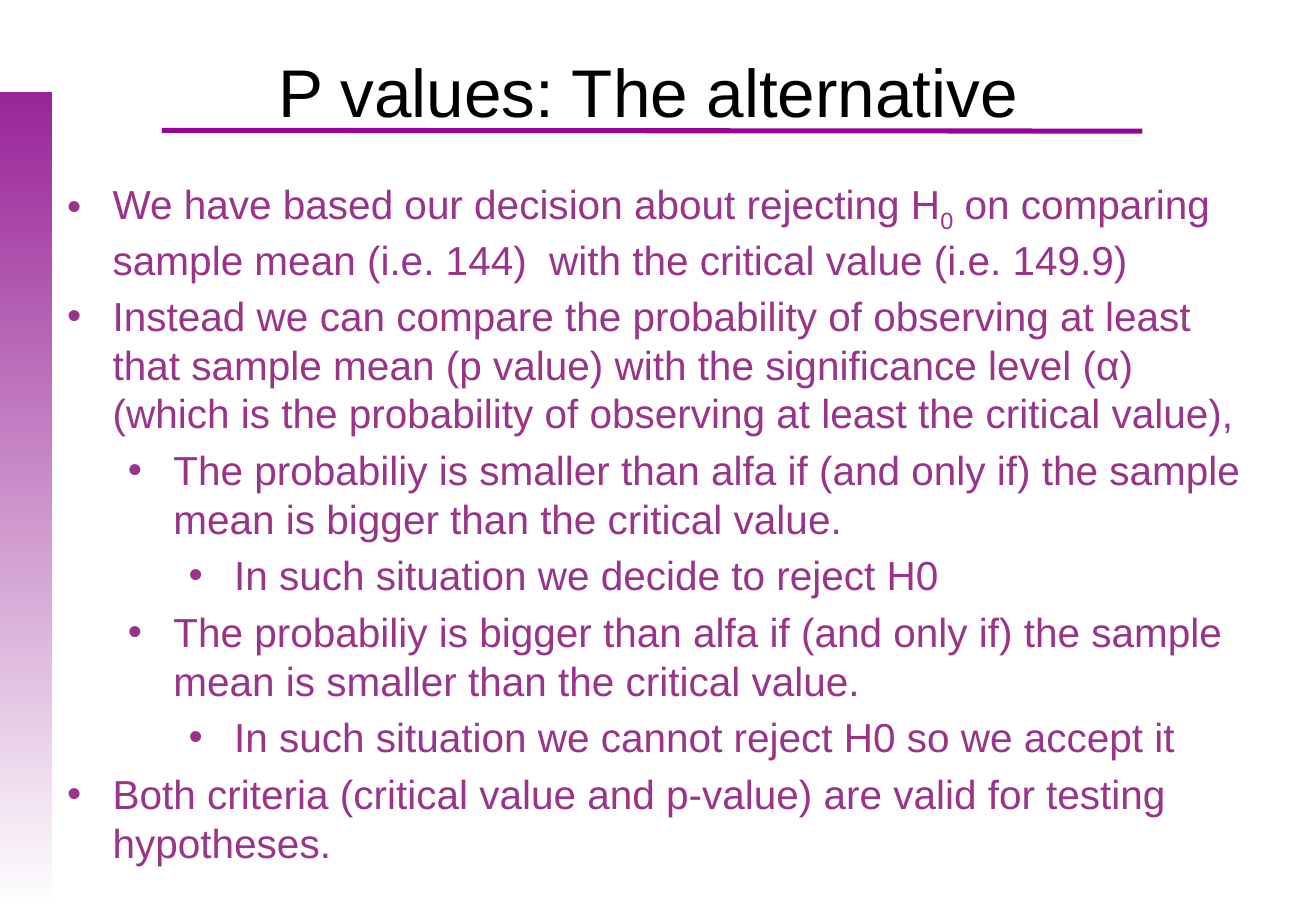
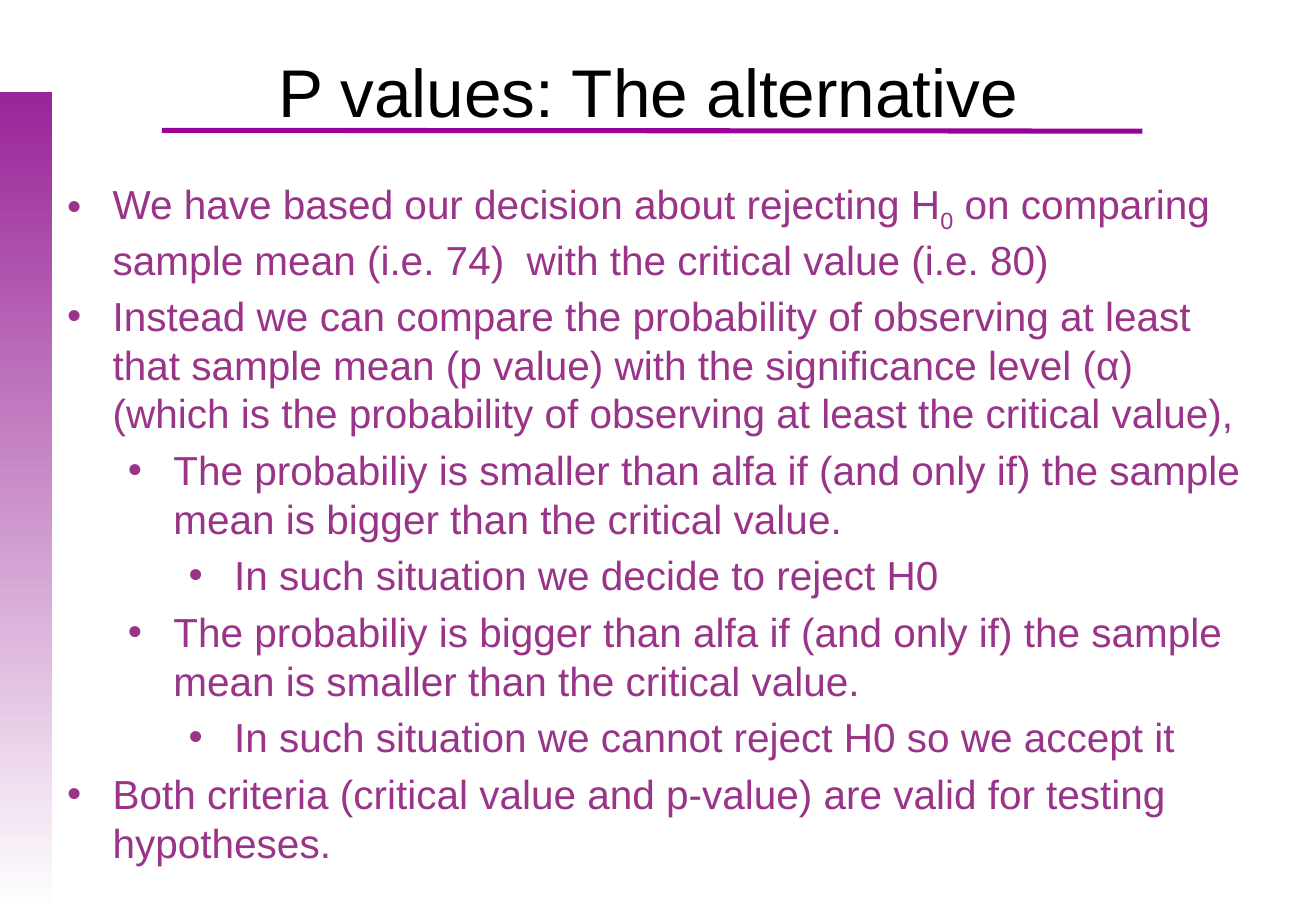
Before and after one commit to uebvhir/Course_Basic_Statistics-VHIO-2019, a slide deck: slide 18 of Sessio_6/EBB_2019_Session_6_Hypothesis_tests.pptx (slide 17 before the commit). Drawn at 1316x911 pixels with LibreOffice and Linux fonts; fonts in the diff are those of the drawing; background and template pictures are left out. Boxes give left, top, right and bottom in pixels: in the first picture for what was removed or moved away, otherwise in the second. Text is boxed around its words. In the diff, an @@ line names an element or a change of style, - is before the commit and + after.

```diff
--- a/Sessio_6/EBB_2019_Session_6_Hypothesis_tests.pptx
+++ b/Sessio_6/EBB_2019_Session_6_Hypothesis_tests.pptx
@@ text at [113,189,1210,282]: text changed @@
-• We have based our decision about rejecting H0 on comparing sample mean (i.e. 144) with the critical value (i.e. 149.9)
+• We have based our decision about rejecting H0 on comparing sample mean (i.e. 74) with the critical value (i.e. 80)
```
Also in this commit, not shown: 12 other slides changed, 3 slides added, 2 slides removed, 1 other file.
